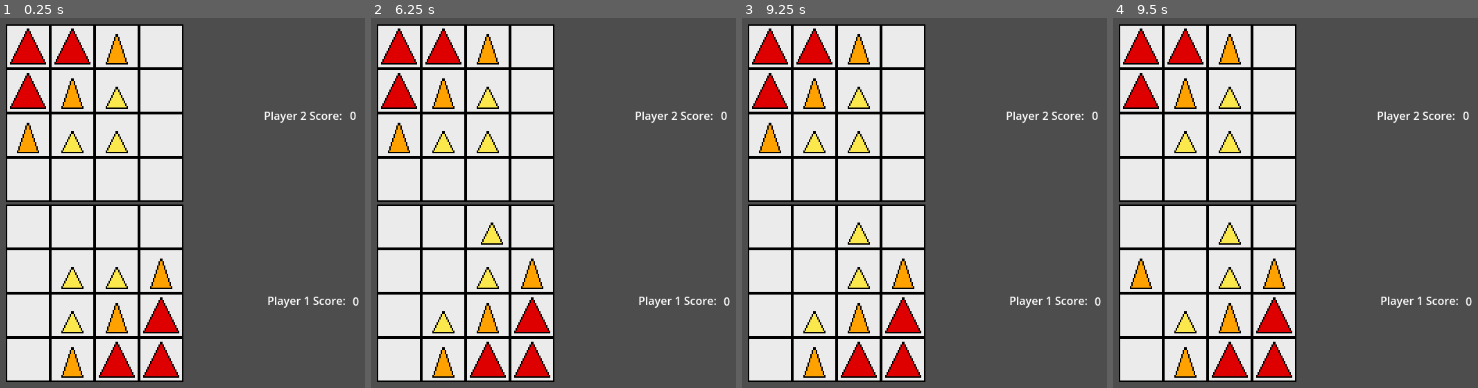
Above: before the commit, frames 1-4 (left to right).
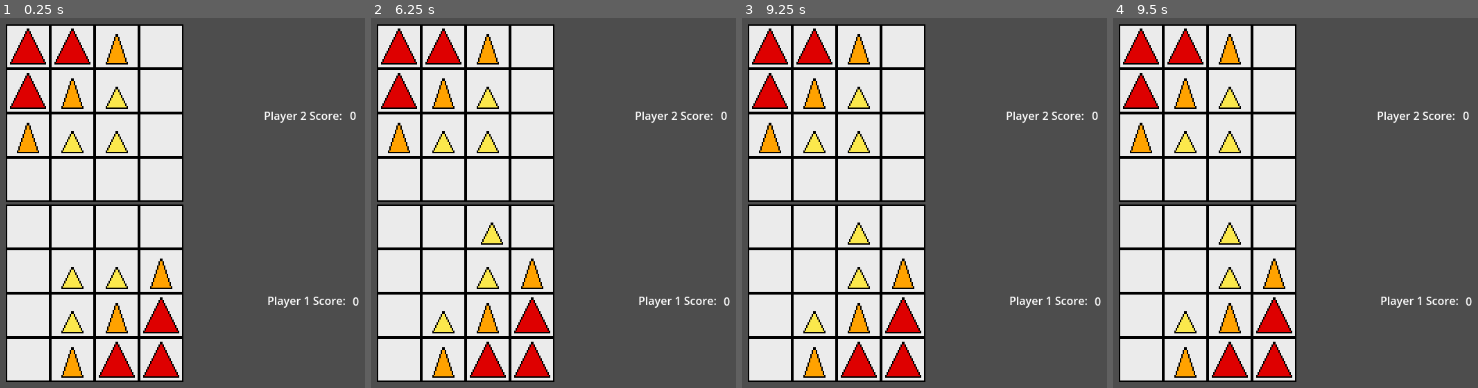
Above: after the commit, the same moments.

Repository: Lorenzo603/martian-chess
Game: Godot game, scene res://main.tscn
The game is run twice, just before and just after one commit, with the same random seed, the same clock (stepped at 60 frames per second) and the same inputs.
Inputs (mouse positions are in pixels of both pictures, inside the frame that each line leads up to):
- Up to frame 1 (0.25 s): no input
- Up to frame 2 (6.25 s): tap Enter at 0.5, 5.75 s; drag from (487, 358) to (400, 269) at 0.52 s; drag from (531, 358) to (400, 314) at 1.27 s; move the mouse to (531, 314) at 2.02 s; hold Up (ui_up) 2.03-2.75 s; tap O at 2.1, 5.1 s; click (531, 314) at 2.17 s; tap Space at 2.75 s; drag from (444, 358) to (487, 269) at 2.77 s; drag from (487, 314) to (692, 203) at 3.52 s; drag from (531, 269) to (487, 358) at 4.27 s; move the mouse to (444, 314) at 5.02 s; hold Down (ui_down) 5.03-5.75 s; click (444, 314) at 5.17 s; drag from (444, 269) to (491, 225) at 5.77 s
- Up to frame 3 (9.25 s): tap Space at 6.5, 8 s; drag from (858, 269) to (771, 358) at 6.52 s; tap Enter at 7.25 s; drag from (771, 92) to (771, 314) at 7.27 s; move the mouse to (815, 47) at 8.02 s; hold Down (ui_down) 8.03-8.75 s; tap O at 8.1 s; click (815, 47) at 8.17 s; drag from (771, 47) to (815, 314) at 8.77 s
- Up to frame 4 (9.5 s): no input

Frames 1-3 are identical in both runs. In frame 4, 0.6% of the frame differs, in the area x 4-11%, y 28-74%.

Commit message:
added thread for minmax tree calculation. small refactoring

Diff:
--- a/Board.gd
+++ b/Board.gd
@@ -48,7 +48,7 @@
 	if player_turn > MAX_PLAYERS:
 		player_turn = 1
 
-func is_piece_draggable(starting_tile_x, starting_tile_y):
+func is_piece_draggable(starting_tile_x):
 	return not game_over and \
 		(
 			(starting_tile_x > 3 and player_turn == 1)
--- a/PieceBig.gd
+++ b/PieceBig.gd
@@ -10,16 +10,16 @@
 @export var starting_tile_y = 0
 @export var starting_tile_ref: Sprite2D = null
 
-func _process(delta):
+func _process(_delta):
 	if is_dragging:
 		#$".".global_position = lerp($".".global_position, get_global_mouse_position(), 10 * delta)
 		self.global_position = get_global_mouse_position()
 
 
-func _on_area_2d_input_event(viewport, event, shape_idx):
+func _on_area_2d_input_event(_viewport, event, _shape_idx):
 	if event is InputEventMouseButton:
 		if event.button_index == MOUSE_BUTTON_LEFT and event.pressed:
-			if board.is_piece_draggable(starting_tile_x, starting_tile_y):
+			if board.is_piece_draggable(starting_tile_x):
 				is_dragging = true
 				starting_position = self.global_position
 				self.z_index = RenderingServer.CANVAS_ITEM_Z_MAX
--- a/Player1Score.gd
+++ b/Player1Score.gd
@@ -2,6 +2,6 @@
 
 const player = 1
 
-func _on_board_score_changed(player, new_score):
-	if player == self.player:
+func _on_board_score_changed(_player, new_score):
+	if _player == self.player:
 		text = str(new_score)
--- a/Player2Score.gd
+++ b/Player2Score.gd
@@ -2,6 +2,6 @@
 
 const player = 2
 
-func _on_board_score_changed(player, new_score):
-	if player == self.player:
+func _on_board_score_changed(_player, new_score):
+	if _player == self.player:
 		text = str(new_score)
--- a/martian_chess_engine.gd
+++ b/martian_chess_engine.gd
@@ -19,26 +19,68 @@
 @onready var board = get_node("../Main/Board")
 
 var best_move = null
-var minmax_tree = null
-
+var minmax_tree = "TREE START"
+
+var mutex: Mutex
+var semaphore: Semaphore
+var thread: Thread
+var exit_thread := false
+
+func _ready():
+	mutex = Mutex.new()
+	semaphore = Semaphore.new()
+	exit_thread = false
+
+	thread = Thread.new()
+	thread.start(_minmax_calculation_thread)
+
+func _minmax_calculation_thread():
+	Thread.set_thread_safety_checks_enabled(false)
+	while true:
+		semaphore.wait() # Wait until posted.
+
+		mutex.lock()
+		var should_exit = exit_thread # Protect with Mutex.
+		mutex.unlock()
+
+		if should_exit:
+			break
+
+		mutex.lock()
+		print_debug("Calculating Minmax tree...")
+		OS.delay_msec(5000)
+		print_debug("Calculating Minmax tree Completed!")
+		minmax_tree = "MINMAX TREE COMPLETED"
+		mutex.unlock()
+		minmax_tree_completed.emit()
 
 func get_best_move():
-	_calculate_minmax_tree.call()
+	print_debug(minmax_tree)
+	semaphore.post()
 	await minmax_tree_completed
 	print_debug(minmax_tree)
 	best_move = {
 		"starting_tile_x": 2,
 		"starting_tile_y": 0,
-		"destination_tile_x": 5,
+		"destination_tile_x": 4,
 		"destination_tile_y": 0
 	}
 	return best_move
 
-func _calculate_minmax_tree():
-	print_debug("Calculating Minmax tree...")
-	await get_tree().create_timer(2.5).timeout
-	minmax_tree = "MINMAX TREE COMPLETED"
-	minmax_tree_completed.emit()
+
+# Thread must be disposed (or "joined"), for portability.
+func _exit_tree():
+	# Set exit condition to true.
+	mutex.lock()
+	exit_thread = true # Protect with Mutex.
+	mutex.unlock()
+
+	# Unblock by posting.
+	semaphore.post()
+
+	# Wait until it exits.
+	thread.wait_to_finish()
+
 
 func get_high_score_move():
 	var board_state = board.board_state
@@ -82,7 +124,6 @@
 	return legal_moves
 
 func _get_legal_moves_for_piece_coord(piece_coord):
-	var board_state = board.board_state
 	var legal_moves = []
 	match piece_coord["piece_type"]:
 		"S":
--- a/tile.gd
+++ b/tile.gd
@@ -5,5 +5,5 @@
 func get_piece():
 	return piece
 
-func set_piece(piece):
-	self.piece = piece
+func set_piece(_piece):
+	self.piece = _piece
